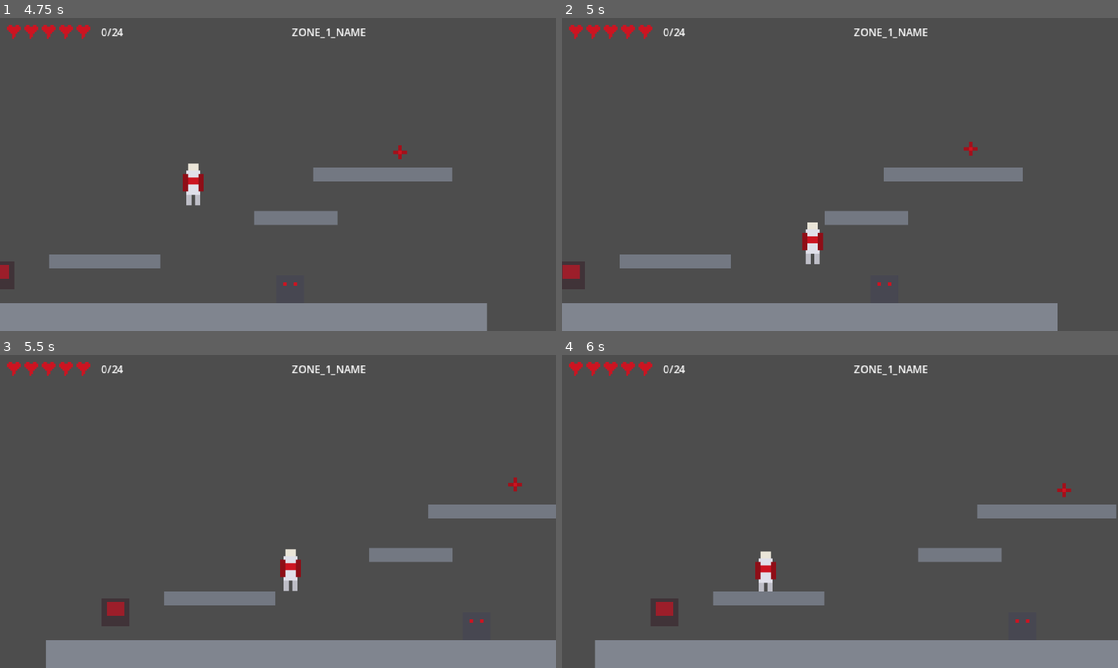
Above: before the commit, frames 1-4 (two rows, left to right).
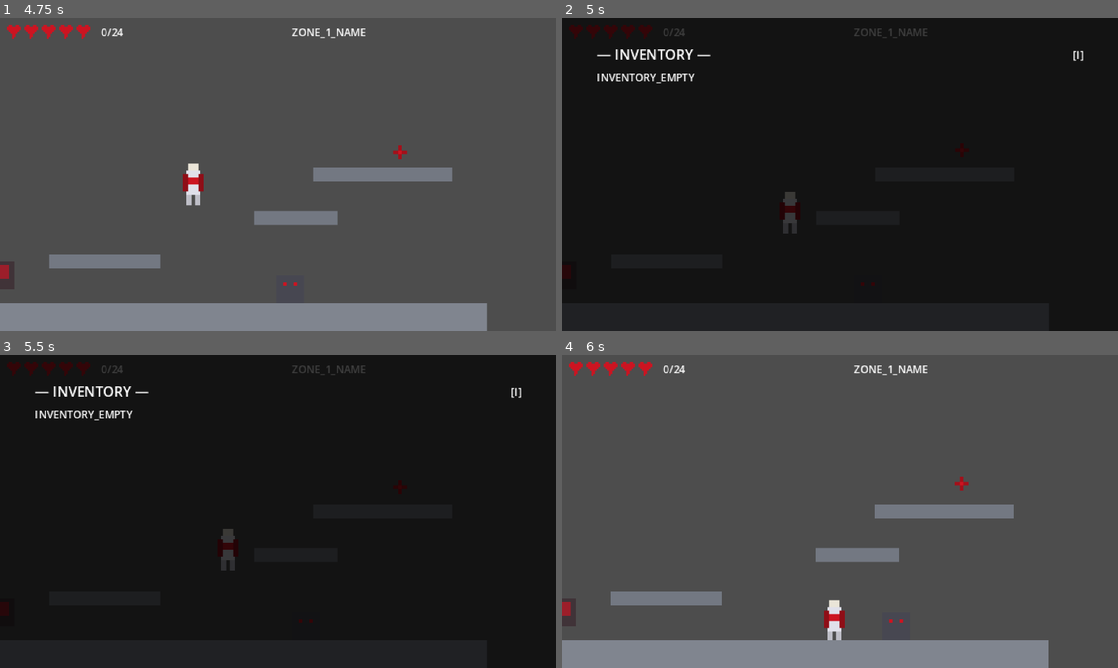
Above: after the commit, the same moments.

Repository: wernerweichen/GodotPlatformerTest
Game: Godot game, scene res://scenes/ui/MainMenu.tscn
Two runs of this game, one before a commit and one after it. Both use one fixed random seed, a clock stepped at 60 frames per second and the inputs below. The project has no main scene, so this scene is started directly.
Inputs:
- Up to frame 1 (4.75 s): tap Enter at 0.5 s; hold D (move_right) 0.53-1.25 s; hold J (attack) 0.53-1.25 s; tap Space (jump) at 0.77, 2, 2.27, 3.77, 4.52 s; click "MENU_PLAY" at 1.25 s; hold D (move_right) 2.03-2.78 s; tap Shift (dash) at 2.1, 4.35 s; hold A (move_left) 2.78-3.53 s; tap E (interact) at 2.85 s; hold D (move_right) from 3.53 s (still down); tap J (attack) at 3.6 s
- Up to frame 2 (5 s): keep holding D (move_right); tap I (open_inventory) at 4.9 s
- Up to frame 3 (5.5 s): release D (move_right) at 5.03 s; hold A (move_left) from 5.03 s (still down); tap E (interact) at 5.1 s; tap Space (jump) at 5.27 s
- Up to frame 4 (6 s): tap Escape (pause) at 5.65 s; release A (move_left) at 5.78 s; hold D (move_right) from 5.78 s (still down); hold J (attack) from 5.78 s (still down)

Frame 1 is identical in both runs. In frame 2, 100% of the frame differs, in the area x 0-100%, y 0-100%; in frame 3, 100%; in frame 4, 7.8%.
Error before the commit: Invalid call. Nonexistent function 'is_action_just_pressed' in base 'InputEventKey'. (res://scenes/ui/PauseMenu.gd:17)

Commit message:
Replace is_action_just_pressed with is_action_pressed + not is_echo
is_action_just_pressed does not exist on InputEvent subclasses in
Godot 4.4 (it lives only on the Input singleton). The equivalent on
an InputEvent object is is_action_pressed() with an echo guard.

is_action_type() correctly skips mouse motion but still passes mouse
button events (which can bind to actions), triggering the same crash.
The is_echo() guard is the right fix: it rejects repeated key-down
events and is defined on the InputEvent base class.

https://claude.ai/code/session_01Gcqn55dxHbK35RLcJqcCnE

Diff:
--- a/scenes/ui/InventoryUI.gd
+++ b/scenes/ui/InventoryUI.gd
@@ -12,13 +12,13 @@
 func _input(event: InputEvent) -> void:
 	if not event.is_action_type():
 		return
-	if event.is_action_just_pressed("open_inventory"):
+	if event.is_action_pressed("open_inventory") and not event.is_echo():
 		if visible:
 			_close()
 		elif not get_tree().paused:
 			_open()
 		get_viewport().set_input_as_handled()
-	elif event.is_action_just_pressed("pause") and visible:
+	elif event.is_action_pressed("pause") and not event.is_echo() and visible:
 		_close()
 		get_viewport().set_input_as_handled()
 
--- a/scenes/ui/PauseMenu.gd
+++ b/scenes/ui/PauseMenu.gd
@@ -14,7 +14,7 @@
 func _input(event: InputEvent) -> void:
 	if not event.is_action_type():
 		return
-	if event.is_action_just_pressed("pause"):
+	if event.is_action_pressed("pause") and not event.is_echo():
 		if visible:
 			_close()
 			get_viewport().set_input_as_handled()
